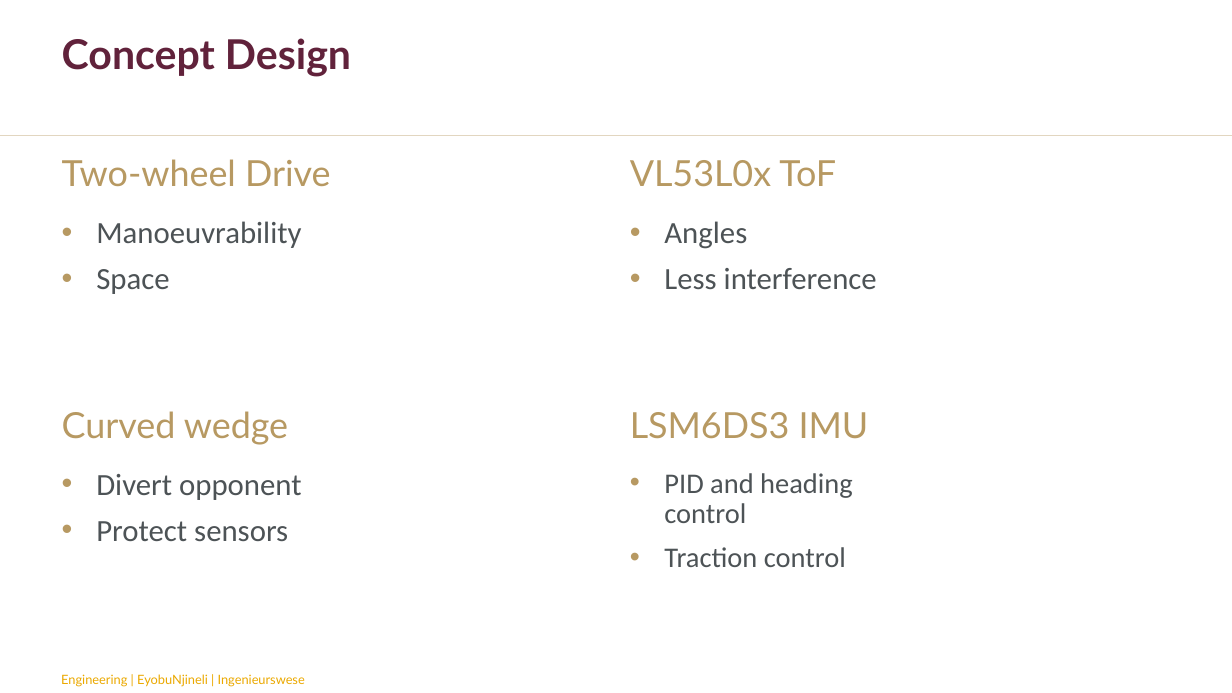
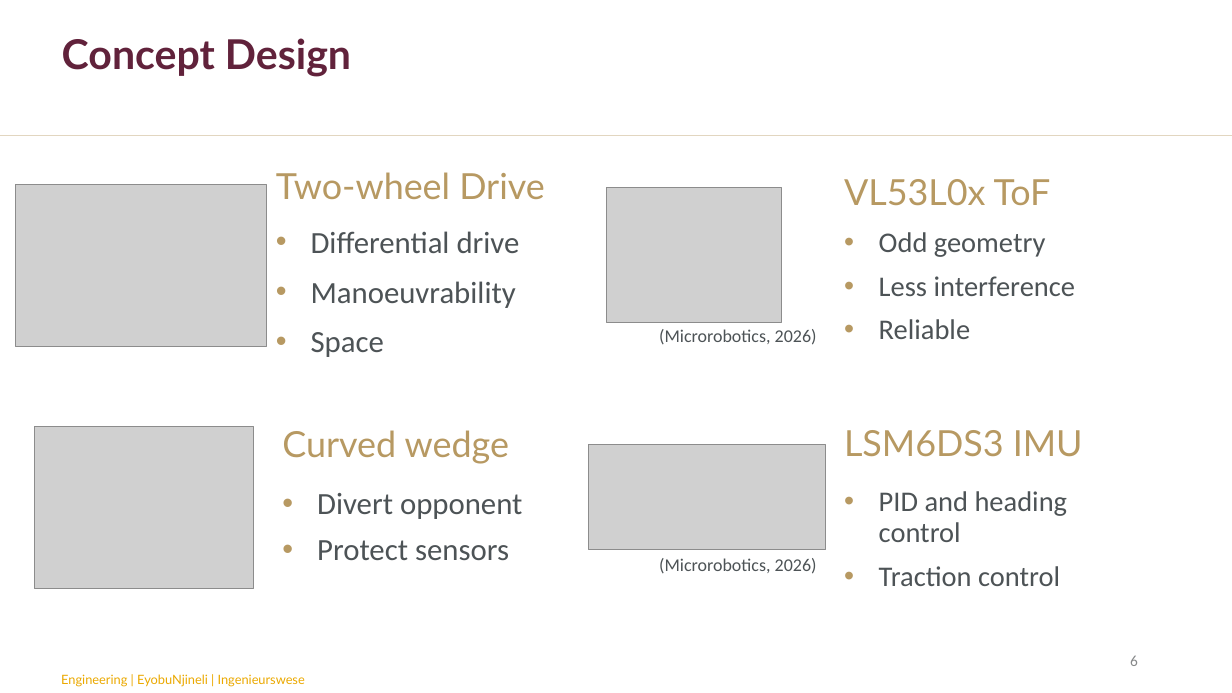
Before and after one commit to chanelleblan/SumobotSkripsie, a slide deck: slide 6 of Presentations/Final_present.pptx. Drawn at 1232x693 pixels with LibreOffice and Linux fonts; fonts in the diff are those of the drawing; grey boxes stand for pictures; background and template pictures are left out. Boxes give left, top, right and bottom in pixels: in the first picture for what was removed or moved away, otherwise in the second. Text is boxed around its words. In the diff, an @@ line names an element or a change of style, - is before the commit and + after.

Commit message:
Final Presentation fixed

```diff
--- a/Presentations/Final_present.pptx
+++ b/Presentations/Final_present.pptx
@@ text "Two-wheel Drive": place and size @@
-text "Two-wheel Drive" at <box>62,159,331,186</box>
+text "Two-wheel Drive" at <box>276,172,545,199</box>
@@ picture added at <box>16,185,267,347</box> @@
@@ picture added at <box>607,188,782,323</box> @@
@@ text "Differential drive": place and size @@
-text "Differential drive" at <box>96,221,301,294</box>
+text "Differential drive" at <box>311,231,520,357</box>
@@ text at <box>311,231,520,253</box>: paragraph added @@
+• Differential drive
@@ text "Odd geometry": place and size @@
-text "Odd geometry" at <box>664,221,877,289</box>
+text "Odd geometry" at <box>879,232,1076,339</box>
@@ text at <box>879,232,1046,257</box>: text changed; size 24 to 22.2 pt @@
-• Angles
+• Odd geometry
@@ text at <box>311,281,516,357</box>: line spacing 0.9 to 1 @@
@@ text at <box>879,276,1076,296</box>: size 24 to 22.2 pt in "Less interference" @@
@@ text added at <box>659,329,817,345</box>, 14 pt, text #4D5356 @@
+(Microrobotics, 2026)
@@ text at <box>879,319,970,339</box>: paragraph added @@
+• Reliable
@@ text "Curved wedge": place and size @@
-text "Curved wedge" at <box>62,411,288,445</box>
+text "Curved wedge" at <box>282,430,509,464</box>
@@ 3 texts: place and size @@
-3 texts at <box>630,160,869,567</box>
+3 texts at <box>844,179,1083,586</box>
@@ picture added at <box>34,426,253,589</box> @@
@@ picture added at <box>589,445,826,550</box> @@
@@ text "Divert opponent": place and size @@
-text "Divert opponent" at <box>96,474,301,541</box>
+text "Divert opponent" at <box>317,493,522,560</box>
@@ text added at <box>659,558,817,574</box>, 14 pt, text #4D5356 @@
+(Microrobotics, 2026)
@@ page number added at <box>1130,655,1138,666</box>, 12 pt, text #878A8B @@
+6
```
Also in this commit, not shown: 14 other slides changed, 8 slides added, 6 slides removed.
